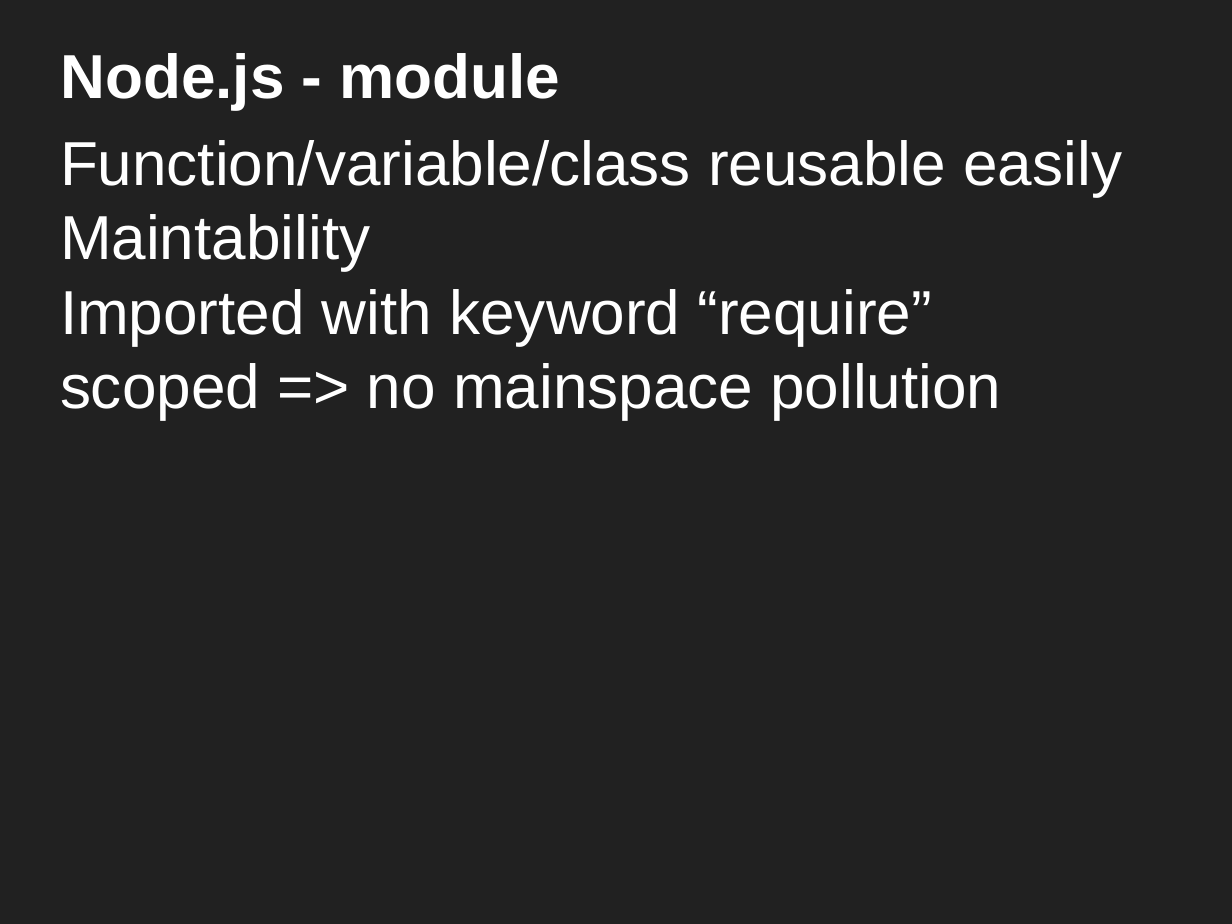
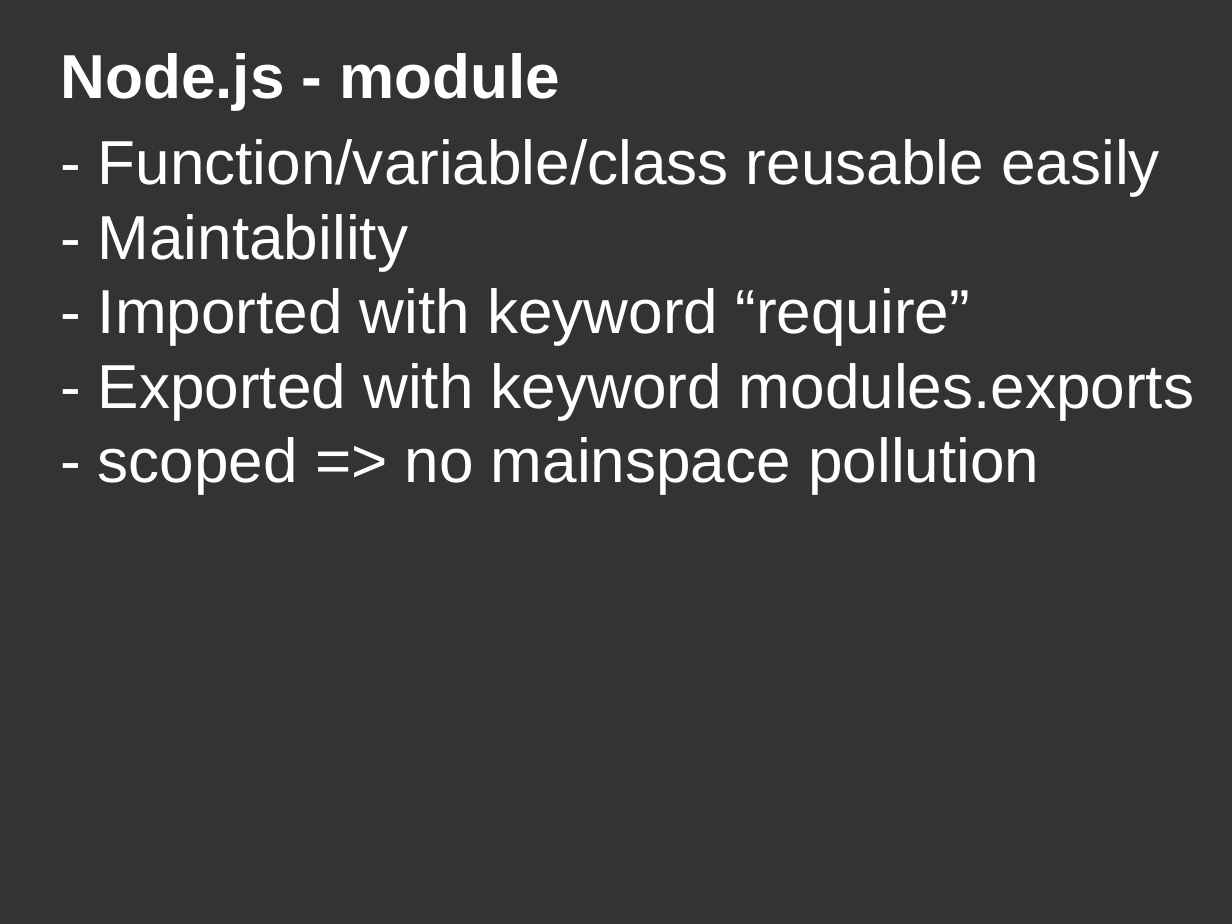
Before and after one commit to DanYellow/misc-tests, a slide deck: slide 8 of webpack-presentation-examples/webpack-presentation.odp. Drawn at 1232x924 pixels with LibreOffice and Linux fonts; fonts in the diff are those of the drawing. Boxes give left, top, right and bottom in pixels: in the first picture for what was removed or moved away, otherwise in the second. Text is boxed around its words. In the diff, an @@ line names an element or a change of style, - is before the commit and + after.

```diff
--- a/webpack-presentation-examples/webpack-presentation.odp
+++ b/webpack-presentation-examples/webpack-presentation.odp
@@ background #212121 to #333333 @@
@@ title at <box>98,139,1194,494</box>: text changed @@
-Function/variable/class reusable easily
-Maintability
-Imported with keyword “require”
-scoped => no mainspace pollution
+- Function/variable/class reusable easily
+- Maintability
+- Imported with keyword “require”
+- Exported with keyword modules.exports
+- scoped => no mainspace pollution
```
Also in this commit, not shown: 41 other slides changed, 6 slides added, 2 slides removed, 17 other files.
